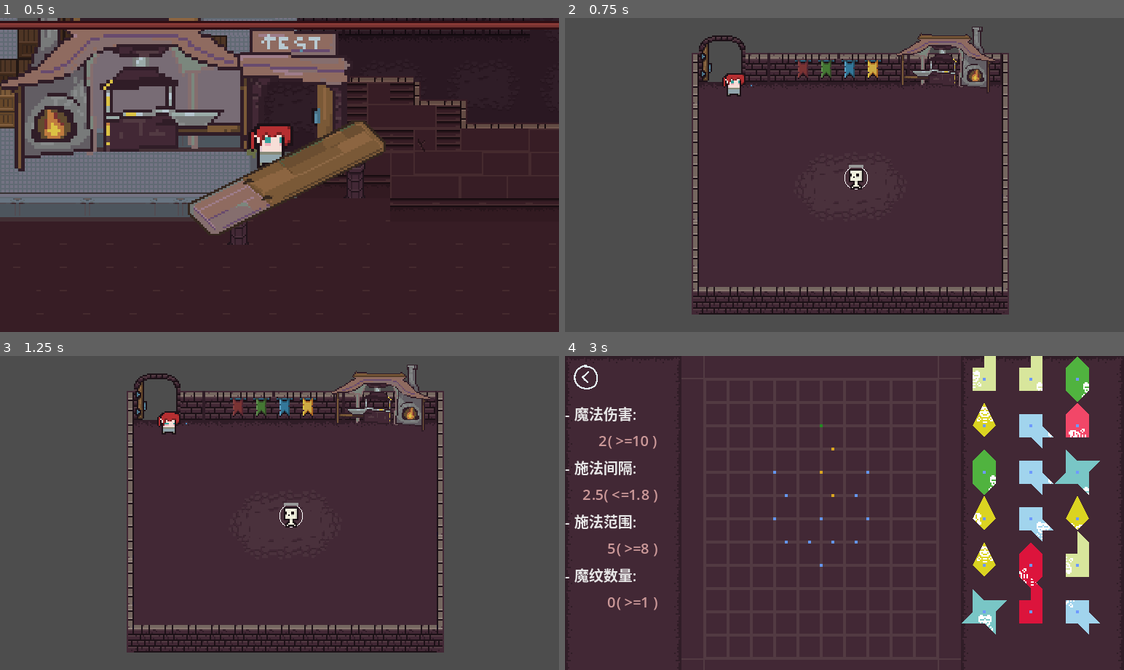
Above: before the commit, frames 1-4 (two rows, left to right).
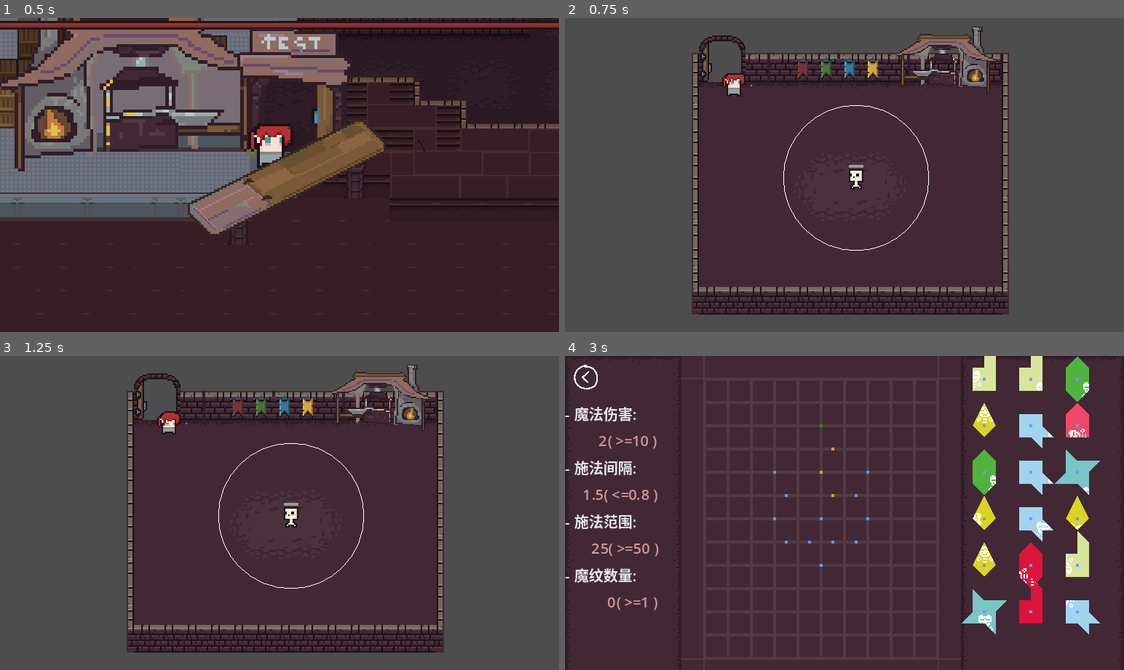
Above: after the commit, the same moments.

Repository: roam1n/forge
Game: Godot game, scene res://Scenes/storeFront/storeFront.tscn
Same seed, same stepped clock (60 frames per second), same inputs: the game is played once before the commit and once after it. The engine's default icon, where the game draws it, is replaced by a stand-in: a white triangle on a blue panel in a dark square.
Inputs (mouse positions are in pixels of both pictures, inside the frame that each line leads up to):
- Up to frame 1 (0.5 s): no input
- Up to frame 2 (0.75 s): click (861, 90) at 0.5 s
- Up to frame 3 (1.25 s): no input
- Up to frame 4 (3 s): click (727, 399) at 1.25 s; click (699, 425) at 2 s; click "确定" at 2.75 s

Frame 1 is identical in both runs. In frame 2, 0.2% of the frame differs, in the area x 39-66%, y 27-75%; in frame 3, 0.2%; in frame 4, 0.2%, in the area x 3-17%, y 42-64%.

Commit message:
fix:测试时使用设计产生的数据

Diff:
--- a/Scenes/foundryRoom.gd
+++ b/Scenes/foundryRoom.gd
@@ -147,7 +147,10 @@
 		Global.current_request.min_damage <= damage and Global.current_request.pattern_size <= pattern_size)
 
 func save_data() -> void:
-	Global.current_foundry_data = current_foundry_data
+	Global.current_weapon_damage = current_foundry_data.damage
+	Global.current_weapon_range = current_foundry_data.range
+	Global.current_weapon_fire_rate = current_foundry_data.rate
+	Global.current_weapon_pattern_size = current_foundry_data.pattern_size
 
 func _on_submit_button_down() -> void:
 	save_data()
--- a/dataTables/chunks/life.tres
+++ b/dataTables/chunks/life.tres
@@ -9,5 +9,5 @@
 color = Color(0.317647, 0.701961, 0.25098, 1)
 patterns_data = {}
 rate = 0.0
-range = 1
+range = 5
 damage = 0
--- a/dataTables/chunks/storm.tres
+++ b/dataTables/chunks/storm.tres
@@ -9,5 +9,5 @@
 color = Color(0.478431, 0.780392, 0.780392, 1)
 patterns_data = {}
 rate = 0.2
-range = 1
+range = 5
 damage = 1
--- a/dataTables/chunks/tidal.tres
+++ b/dataTables/chunks/tidal.tres
@@ -9,5 +9,5 @@
 color = Color(0.635294, 0.835294, 0.933333, 1)
 patterns_data = {}
 rate = 0.0
-range = 2
+range = 15
 damage = 1
--- a/dataTables/molds/oak_staff_a12.tres
+++ b/dataTables/molds/oak_staff_a12.tres
@@ -25,6 +25,6 @@
 output_dots = PackedVector2Array(5, 2)
 name = "橡木杖A12"
 chunks = Array[ExtResource("1_xpwe4")]([SubResource("Resource_kq0u1"), SubResource("Resource_41k1p"), SubResource("Resource_dt25k")])
-rate = 2.5
-range = 5
+rate = 1.5
+range = 25
 damage = 2
--- a/dataTables/request/request_000.tres
+++ b/dataTables/request/request_000.tres
@@ -6,8 +6,8 @@
 [resource]
 script = ExtResource("1_uysv4")
 min_damage = 10
-rate = 1.8
-range = 8
+rate = 0.8
+range = 50
 type = 0
 mold = ExtResource("1_w1yd4")
 pattern_size = 1
--- a/scripts/TestRoom/test_room.gd
+++ b/scripts/TestRoom/test_room.gd
@@ -10,9 +10,9 @@
 	##############################################
 
 	#### Following to be set from Foundry Room ####
-	Global.current_weapon_damage = 10
-	Global.current_weapon_range = 50
-	Global.current_weapon_fire_rate = 0.2
+	#Global.current_weapon_damage = 10
+	#Global.current_weapon_range = 50
+	#Global.current_weapon_fire_rate = 0.8
 	###############################################
 	generate_targets()
 
@@ -25,7 +25,7 @@
 	target.connect("requirement_reached", Callable(self, "_on_requirement_reached"))
 	target.position = $TileMap.map_to_local(Vector2(6,5))
 	if Global.current_request.min_damage != 0:
-		target.max_health = Global.current_request.min_damage
+		target.max_health = Global.current_request.min_damage * 1.1
 	else:
 		target.max_health = Global.current_weapon_damage * 5
 	## 如果要求伤害且不要求施法间隔，人偶需要一击必杀，如果没达到，人偶回复全部血量
@@ -34,7 +34,7 @@
 	## 如果要求施法间隔，人偶逐渐回复血量
 	if Global.current_request.rate > 0:
 		target.regain_health = true
-		target.regain_health_rate = Global.current_weapon_damage * 2
+		target.regain_health_rate = Global.current_weapon_damage / (Global.current_request.rate + 0.1)
 	## 如果要求距离，人偶周围圆形区域不可行走，需要在区域外击杀人偶
 	if Global.current_request.range > 0:
 		target.shoot_range = Global.current_request.range
--- a/scripts/global.gd
+++ b/scripts/global.gd
@@ -4,9 +4,12 @@
 var current_weapon_damage: int
 var current_weapon_range: int
 var current_weapon_fire_rate: float
-var current_foundry_data
+var current_weapon_pattern_size: int = 0
 
 
 func _ready() -> void:
 	# TODO 铸造室 临时的委托
 	current_request = preload("res://dataTables/request/request_000.tres")
+	current_weapon_damage = current_request.mold.damage
+	current_weapon_fire_rate = current_request.mold.rate
+	current_weapon_range = current_request.mold.range
